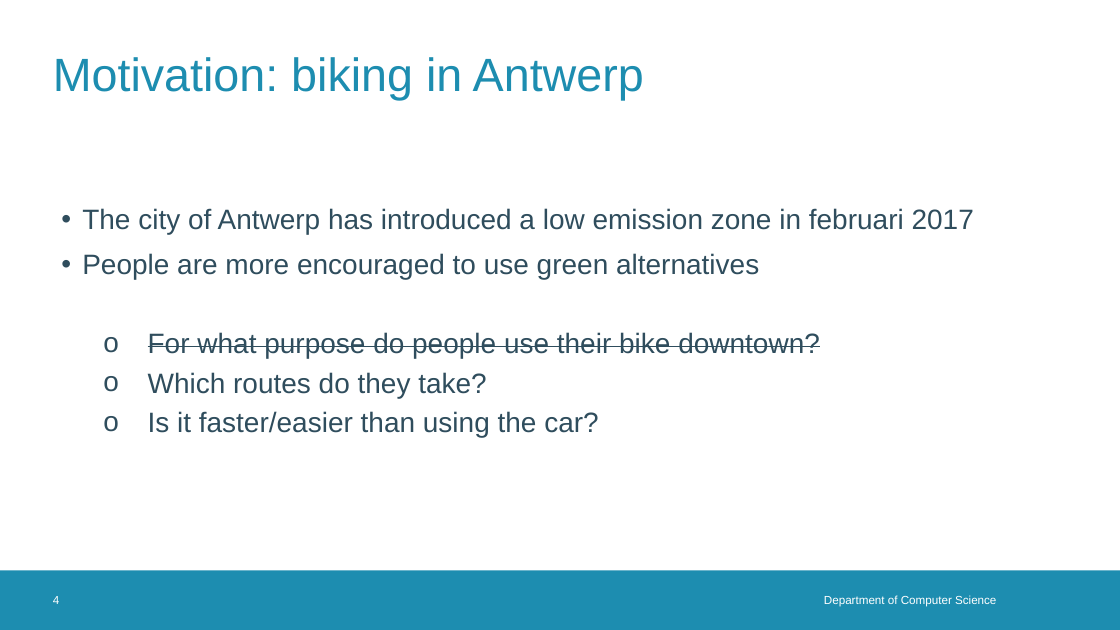
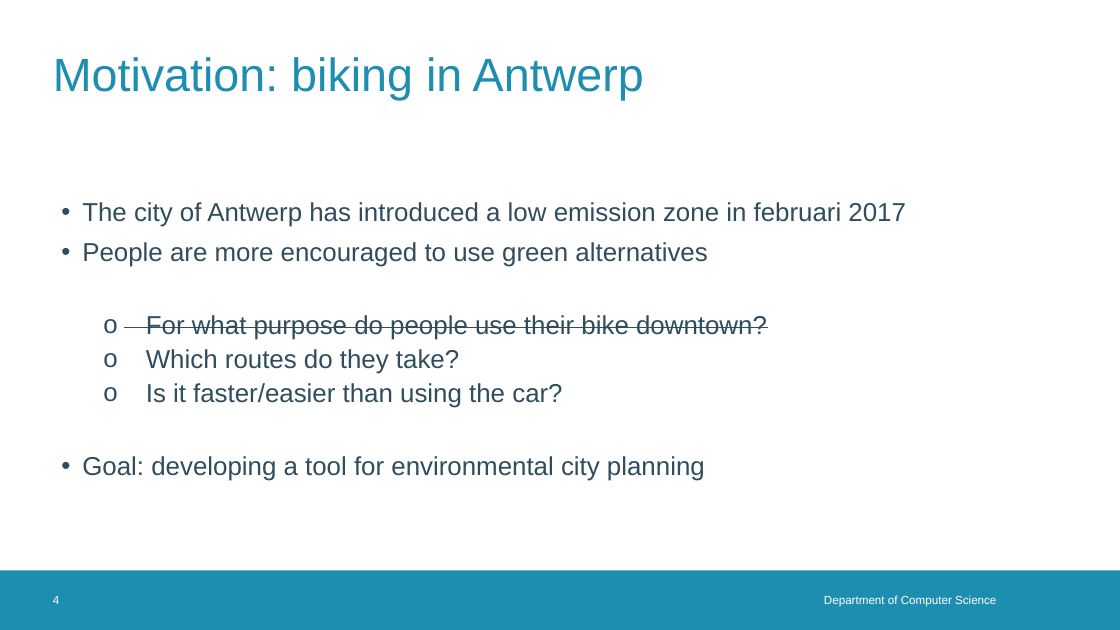
Before and after one commit to MidasLamb/IV, a slide deck: slide 4 of Presentations/info final presentation.pptx. Drawn at 1120x630 pixels with LibreOffice and Linux fonts; fonts in the diff are those of the drawing; background and template pictures are left out. Boxes give left, top, right and bottom in pixels: in the first picture for what was removed or moved away, otherwise in the second. Text is boxed around its words. In the diff, an @@ line names an element or a change of style, - is before the commit and + after.

Commit message:
edited presentation

```diff
--- a/Presentations/info final presentation.pptx
+++ b/Presentations/info final presentation.pptx
@@ text at (x1=82, y1=202, x2=906, y2=408): size 24 to 22.2 pt in "The city of Antwerp has introduced a ...", "People are more encouraged to use green ...", "For what purpose do people use their ...", "Which routes do they take?" and 1 more places; line spacing 1 to 0.9 @@
@@ text at (x1=82, y1=456, x2=705, y2=481): paragraph added @@
+• Goal: developing a tool for environmental city planning
```
Also in this commit, not shown: 1 other slide changed, 1 other file.
